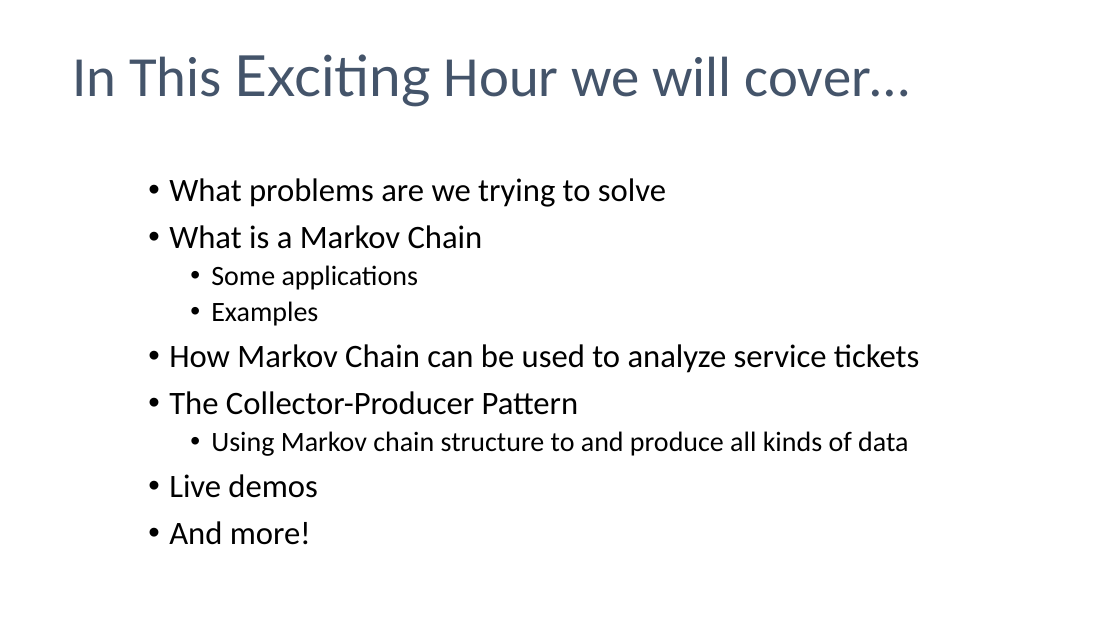
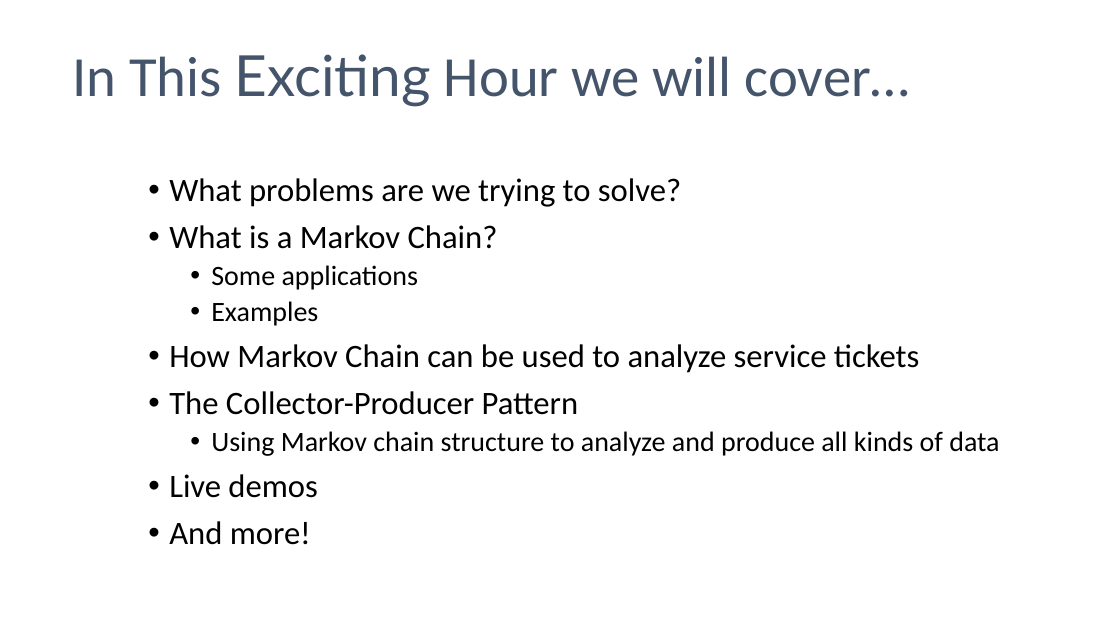
Before and after one commit to dwbzen/commonlib, a slide deck: slide 2 of doc/Markov Chain Lunch and Learn.pptx. Drawn at 1120x630 pixels with LibreOffice and Linux fonts; fonts in the diff are those of the drawing; background and template pictures are left out. Boxes give left, top, right and bottom in pixels: in the first picture for what was removed or moved away, otherwise in the second. Text is boxed around its words. In the diff, an @@ line names an element or a change of style, - is before the commit and + after.

```diff
--- a/doc/Markov Chain Lunch and Learn.pptx
+++ b/doc/Markov Chain Lunch and Learn.pptx
@@ text at box(169, 178, 681, 249): text changed @@
-• What problems are we trying to solve
-• What is a Markov Chain
+• What problems are we trying to solve?
+• What is a Markov Chain?
@@ text at box(211, 431, 999, 456): text changed @@
-  • Using Markov chain structure to and produce all kinds of data
+  • Using Markov chain structure to analyze and produce all kinds of data
```
Also in this commit, not shown: 7 other slides changed, 4 slides added, 1 slide removed, 3 other files.
